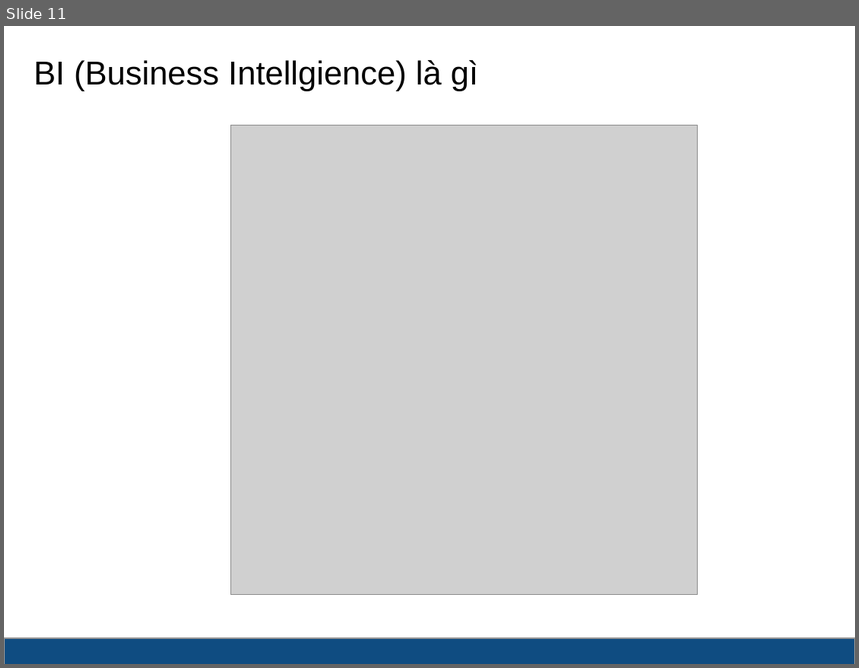
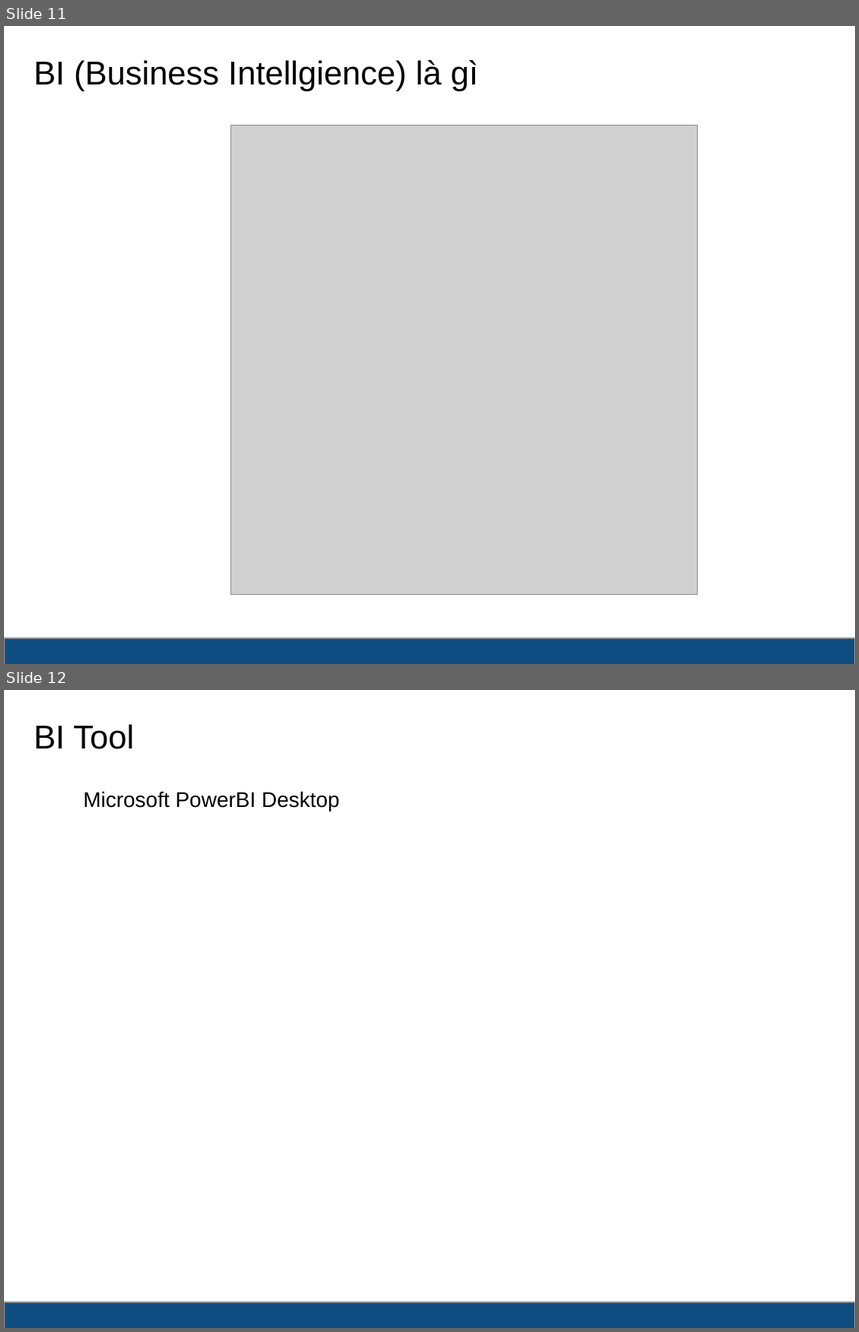
Before and after one commit to HACHIX-CORPORATION/HACHIX_STUDY, a slide deck: BI/PhanTichDuLieu.pptx. Shown one above the other, each under a label of ours: slide 11 before the commit, slides 11 and 12 after it. The pictures are 859x668 and 859x1332 pixels, drawn with LibreOffice and Linux fonts; fonts in the diff are those of the drawing; grey boxes stand for pictures. Boxes give left, top, right and bottom in pixels: in the first picture for what was removed or moved away, otherwise in the second. Text is boxed around its words. In the diff, an @@ line names an element or a change of style, - is before the commit and + after.

```diff
--- a/BI/PhanTichDuLieu.pptx
+++ b/BI/PhanTichDuLieu.pptx
@@ slide 12 added at bbox=[4, 690, 855, 1328], background #FFFFFF; not listed: 1 template element that a slide beside it also shows @@
@@ text added at bbox=[34, 724, 134, 749], 28 pt, text #000000 @@
+BI Tool
@@ text added at bbox=[83, 791, 340, 811], 18 pt, text #000000 @@
+Microsoft PowerBI Desktop
```
Also in this commit, not shown: 1 other slide added, 1 slide removed, 2 other files.
